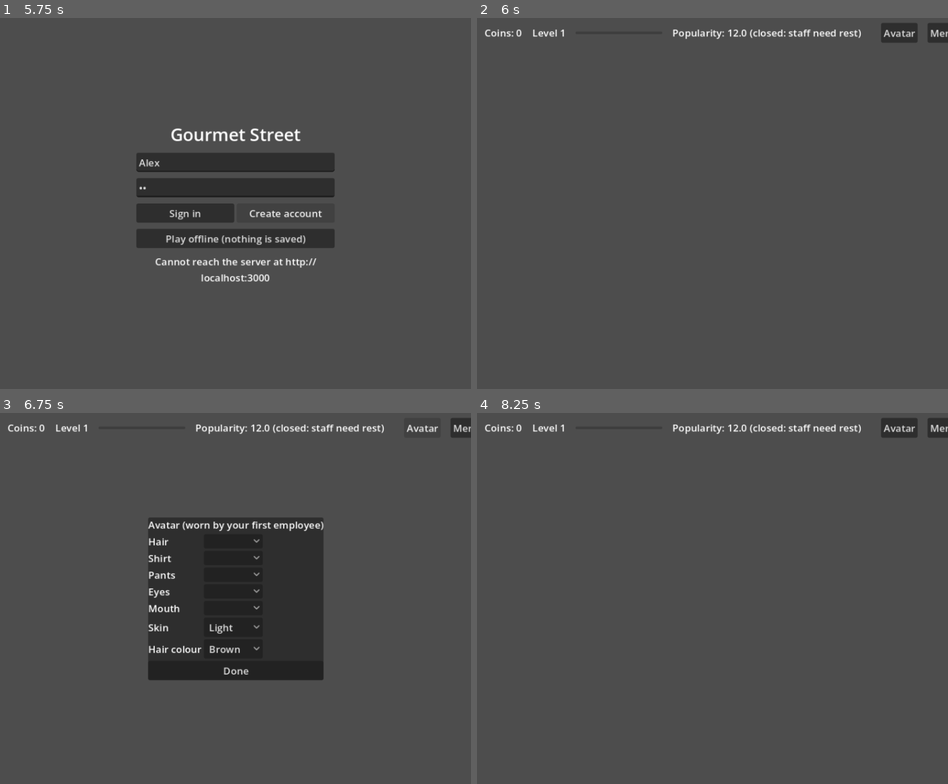
Above: before the commit, frames 1-4 (two rows, left to right).
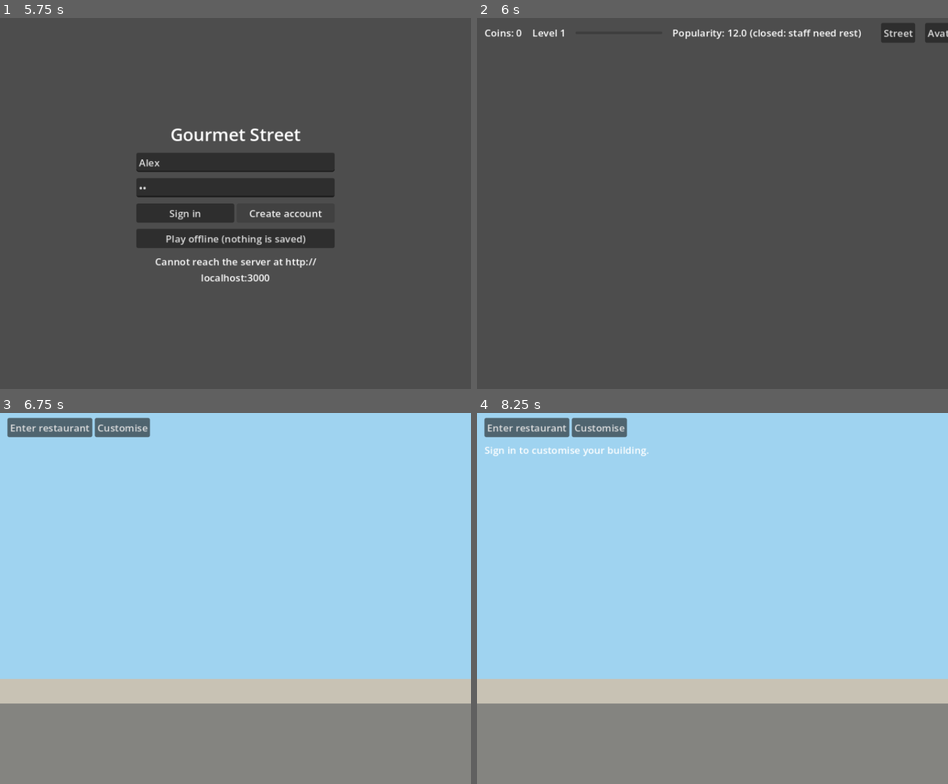
Above: after the commit, the same moments.

Repository: alfredoptarigan/gourmet-restaurant
Game: Godot game, scene res://login.tscn
Same seed, same stepped clock (60 frames per second), same inputs: the game is played once before the commit and once after it.
Inputs (mouse positions are in pixels of both pictures, inside the frame that each line leads up to):
- Up to frame 1 (5.75 s): click (235, 162) at 0.52 s; type "Alex" at 0.6 s; click (235, 188) at 0.75 s; type "12" at 0.83 s; click "Sign in" at 1.25 s; click "Create account" at 2 s; click "Sign in" at 2.75 s; click "Create account" at 3.5 s; click "Sign in" at 4.25 s; click "Create account" at 5 s
- Up to frame 2 (6 s): click "Play offline (nothing is save…" at 5.75 s
- Up to frame 3 (6.75 s): click (419, 427) at 6.5 s, where only the run after the commit has a clickable "Street"
- Up to frame 4 (8.25 s): click (599, 427) at 7.25 s, where only the run after the commit has a clickable "Customise"; click "Done" at 8 s

Frame 1 is identical in both runs. In frame 2, 0.2% of the frame differs, in the area x 86-100%, y 1-7%; in frame 3, 100%, in the area x 0-100%, y 0-100%; in frame 4, 100%.
Error before the commit: Out of bounds get index '1' (on base: 'Array') (res://restaurant_room.gd:383)
Error after the commit: Out of bounds get index '1' (on base: 'Array') (res://restaurant_room.gd:384)

Commit message:
feat: the street and your building's front
A Street button goes outside, where the player's building stands between
the original's invite houses. The building is drawn from front.json
pieces: the body filled with its wall tiles, the roof scaled on top, the
door, windows, decorations, and a banner with the restaurant's name. A
Customise form swaps the main pieces, buying any not owned, and renames
it. The server gives new players the original starting building, sells
front pieces, and checks a saved building against what the player owns.

Co-Authored-By: Claude Opus 5.5 <noreply@anthropic.com>

Diff:
--- /dev/null
+++ b/building_view.gd
@@ -0,0 +1,101 @@
+class_name BuildingView
+extends Node2D
+## A restaurant's front on the street, drawn from its pieces. Port of StreetBuilding.as.
+##
+## A building is {"items": [{"id", "x", "y"}], "banner": String}: pieces of front.json placed
+## relative to the middle of the bottom of the building's base. The body is the base, the
+## wall tile pattern fills it, the roof is scaled to sit on top of it, and the banner shows
+## the restaurant's name.
+##
+## ponytail: the flat sprite sheets keep the clips the original hid or filled in at run time:
+## a roof's measuring rectangle shows as black corners, and a banner's text field shows its
+## placeholder under the name. Skip those clips in tools/extract_sprites.py to clean them up.
+
+const BODY_GROUP := "Body"
+const ROOF_GROUP := "Roof"
+const TILE_GROUP := "Tile"
+const BANNER_GROUP := "Banner"
+const BANNER_FONT_SIZE := 16
+const BANNER_TEXT_COLOUR := Color("3b2412")
+
+var _sprites := SpriteLibrary.load_group("outdoor")
+
+
+## The pieces of one group in a building.
+static func pieces_of(building: Dictionary, group_name: String) -> Array:
+	return building.get("items", []).filter(func(entry: Dictionary) -> bool:
+		return GameData.building_items.get_group_name_by_id(int(entry.get("id", 0))) == group_name)
+
+
+func show_building(building: Dictionary) -> void:
+	for child in get_children():
+		child.free()
+	var bodies := pieces_of(building, BODY_GROUP)
+	var body_sprite := _piece_sprite(bodies[0]) if not bodies.is_empty() else null
+	var body_area := Rect2()
+	if body_sprite != null:
+		add_child(body_sprite)
+		body_area = _sprites.bounds(_class_of(bodies[0]))
+		var tiles := pieces_of(building, TILE_GROUP)
+		if not tiles.is_empty():
+			_fill_with_tile(body_sprite, _class_of(tiles[0]))
+	for entry: Dictionary in building.get("items", []):
+		var group_name := GameData.building_items.get_group_name_by_id(int(entry.get("id", 0)))
+		if group_name in [BODY_GROUP, TILE_GROUP]:
+			continue
+		var sprite := _piece_sprite(entry)
+		if sprite == null:
+			continue
+		if group_name == ROOF_GROUP and body_sprite != null:
+			# StreetBuilding.positionRoof: on top of the body, as wide as it.
+			var roof_area := _sprites.bounds(_class_of(entry))
+			sprite.position = Vector2(0, body_area.position.y)
+			if roof_area.size.x > 0.0:
+				sprite.scale *= body_area.size.x / roof_area.size.x
+		add_child(sprite)
+		if group_name == BANNER_GROUP:
+			_write_banner(sprite.position, str(building.get("banner", "")))
+
+
+func _class_of(entry: Dictionary) -> String:
+	return GameData.building_items.get_item_by_id(int(entry.get("id", 0))).get("className", "")
+
+
+func _piece_sprite(entry: Dictionary) -> Sprite2D:
+	var piece_class := _class_of(entry)
+	if not _sprites.has_sprite(piece_class):
+		return null
+	var sprite := _sprites.make_sprite(piece_class)
+	sprite.position = Vector2(float(entry.get("x", 0)), float(entry.get("y", 0)))
+	var group := GameData.building_items.get_group(GameData.building_items.get_group_name_by_id(int(entry.get("id", 0))))
+	sprite.z_index = int(group.get("drawPriority", 0))
+	return sprite
+
+
+## StreetBuilding.setWallTile: the tile pattern repeated over the body, clipped to its shape.
+func _fill_with_tile(body: Sprite2D, tile_class: String) -> void:
+	var image := _sprites.make_image(tile_class)
+	if image == null:
+		return
+	body.clip_children = CanvasItem.CLIP_CHILDREN_AND_DRAW
+	var tile := Sprite2D.new()
+	tile.texture = ImageTexture.create_from_image(image)
+	tile.texture_repeat = CanvasItem.TEXTURE_REPEAT_ENABLED
+	tile.centered = false
+	tile.region_enabled = true
+	tile.region_rect = Rect2(Vector2.ZERO, body.texture.get_size() / Vector2(body.hframes, body.vframes))
+	tile.position = body.offset
+	body.add_child(tile)
+
+
+func _write_banner(at: Vector2, text: String) -> void:
+	var label := Label.new()
+	label.text = text
+	label.add_theme_font_size_override("font_size", BANNER_FONT_SIZE)
+	label.add_theme_color_override("font_color", BANNER_TEXT_COLOUR)
+	label.horizontal_alignment = HORIZONTAL_ALIGNMENT_CENTER
+	label.vertical_alignment = VERTICAL_ALIGNMENT_CENTER
+	label.size = Vector2(200, 30)
+	label.position = at - label.size / 2.0
+	label.z_index = 10
+	add_child(label)
--- a/choice_panel.gd
+++ b/choice_panel.gd
@@ -1,14 +1,18 @@
 class_name ChoicePanel
 extends PanelContainer
-## A small form over the restaurant: one drop-down per row and a Done button.
+## A small form over the restaurant: one drop-down or text field per row and a Done button.
 
-## One selected option index per row, in row order; -1 for a row that had no options.
+## One selected option index per row, in row order; -1 for a text row or a row with no
+## options. Read a text row with text_of() while handling this signal.
 signal chosen(selections: Array[int])
 
 var _pickers: Array[OptionButton] = []
+## Row -> the text field of a text row.
+var _texts: Dictionary = {}
 
 
-## Each row is {"label": String, "options": Array of String, "selected": int}.
+## Each row is {"label": String, "options": Array of String, "selected": int}, or
+## {"label": String, "text": String} for a text field.
 func setup(title: String, rows: Array) -> void:
 	var box := VBoxContainer.new()
 	add_child(box)
@@ -23,6 +27,14 @@
 		var label := Label.new()
 		label.text = row["label"]
 		grid.add_child(label)
+		if row.has("text"):
+			var field := LineEdit.new()
+			field.text = row["text"]
+			field.custom_minimum_size = Vector2(200, 0)
+			grid.add_child(field)
+			_texts[_pickers.size()] = field
+			_pickers.append(null)
+			continue
 		var picker := OptionButton.new()
 		for option: String in row["options"]:
 			picker.add_item(option)
@@ -40,9 +52,17 @@
 	_pickers[row].select(option)
 
 
+func text_of(row: int) -> String:
+	return _texts[row].text if _texts.has(row) else ""
+
+
+func set_text(row: int, text: String) -> void:
+	_texts[row].text = text
+
+
 func finish() -> void:
 	var selections: Array[int] = []
 	for picker in _pickers:
-		selections.append(picker.selected)
+		selections.append(picker.selected if picker != null else -1)
 	chosen.emit(selections)
 	queue_free()
--- a/hud.gd
+++ b/hud.gd
@@ -13,6 +13,7 @@
 signal feed_pressed
 signal recipes_pressed
 signal garden_pressed
+signal street_pressed
 
 const MESSAGE_SECONDS := 4.0
 
@@ -29,6 +30,7 @@
 @onready var feed_button: Button = %Feed
 @onready var recipes_button: Button = %Recipes
 @onready var garden_button: Button = %Garden
+@onready var street_button: Button = %Street
 
 var _message_time_left := 0.0
 var _choices: ChoicePanel
@@ -43,6 +45,7 @@
 	feed_button.pressed.connect(func() -> void: feed_pressed.emit())
 	recipes_button.pressed.connect(func() -> void: recipes_pressed.emit())
 	garden_button.pressed.connect(func() -> void: garden_pressed.emit())
+	street_button.pressed.connect(func() -> void: street_pressed.emit())
 	message_label.text = ""
 
 
--- a/restaurant_room.gd
+++ b/restaurant_room.gd
@@ -8,6 +8,7 @@
 ## (WorldRestaurant.addDefaultWalls, fillBaseArea).
 
 const LOGIN_SCENE := "res://login.tscn"
+const STREET_SCENE := "res://street.tscn"
 const EDITOR_MUSIC := "MusicEditor"
 const LEVEL_UP_SOUND := "SfxLevelUp"
 const WALL_ITEM := "White Walls"
@@ -631,6 +632,7 @@
 	hud.feed_pressed.connect(forms.choose_food)
 	hud.recipes_pressed.connect(forms.choose_recipe)
 	hud.garden_pressed.connect(forms.open_garden)
+	hud.street_pressed.connect(_go_outside)
 	if not Api.is_signed_in():
 		hud.set_coins(0)
 		_on_progress(0)
@@ -761,6 +763,12 @@
 	var result := await Api.save_data(key, value)
 	if not result["ok"]:
 		hud.show_message("Could not save: %s" % result["error"])
+
+
+func _go_outside() -> void:
+	if Api.is_signed_in():
+		await _save_energy()
+	get_tree().change_scene_to_file(STREET_SCENE)
 
 
 func _sign_out() -> void:
--- a/restaurant_room.tscn
+++ b/restaurant_room.tscn
@@ -51,6 +51,11 @@
 layout_mode = 2
 size_flags_horizontal = 3
 
+[node name="Street" type="Button" parent="Hud/Bar"]
+unique_name_in_owner = true
+layout_mode = 2
+text = "Street"
+
 [node name="Avatar" type="Button" parent="Hud/Bar"]
 unique_name_in_owner = true
 layout_mode = 2
--- /dev/null
+++ b/street.gd
@@ -0,0 +1,191 @@
+class_name Street
+extends Node2D
+## The street outside: the player's building between the original's "invite a friend"
+## houses. Port of a part of WorldStreet.as.
+##
+## ponytail: one building and two empty lots. Friends' buildings join the row with friends.
+
+const RESTAURANT_SCENE := "res://restaurant_room.tscn"
+const STREET_MUSIC := "MusicStreet"
+const BUILDING_KEY := "building"
+## WorldStreet.BUILDING_GAP: the distance between the middles of two buildings.
+const BUILDING_GAP := 420.0
+## Where the bottom of the buildings stands on the 760 x 600 stage.
+const GROUND_ON_SCREEN := Vector2(380, 430)
+const SKY := Color("9fd3f0")
+## WorldStreet.STREET_ROAD_COLOUR for a friends' street, and the pavement.
+const ROAD := Color("848480")
+const PAVEMENT := Color("c8c2b4")
+const INVITE_HOUSES: Array[int] = [2080000, 2080001]
+## The pieces the customise form can swap, by front.json group.
+const SWAPPABLE: Array[String] = ["Body", "Roof", "Tile", "Door", "Banner"]
+const MAX_BANNER_LENGTH := 40
+
+## WorldCustomiseBuilding.DEFAULT_BUILDING_ITEMS: the server gives new players the same.
+const STARTER_BUILDING := {
+	"items": [
+		{"id": 2060000, "x": 0, "y": 0}, {"id": 2020001, "x": 0, "y": 0}, {"id": 2010012, "x": 0, "y": 0},
+		{"id": 2070000, "x": 0, "y": -100}, {"id": 2000014, "x": 60, "y": -23}, {"id": 2000014, "x": -60, "y": -23},
+		{"id": 2050008, "x": 0, "y": 0}, {"id": 2040002, "x": 70, "y": 0}, {"id": 2040002, "x": -70, "y": 0},
+		{"id": 2040017, "x": 30, "y": 0}, {"id": 2040011, "x": 120, "y": 0},
+	],
+	"banner": "My Restaurant",
+}
+
+var building: Dictionary = STARTER_BUILDING.duplicate(true)
+## Item id -> how many the player owns, as the server last said.
+var owned: Dictionary = {}
+
+var _view := BuildingView.new()
+var _layer := CanvasLayer.new()
+var _message := Label.new()
+var _choices: ChoicePanel
+
+
+func _ready() -> void:
+	position = GROUND_ON_SCREEN
+	_draw_street()
+	add_child(_view)
+	_build_buttons()
+	Sounds.play_music(STREET_MUSIC)
+	if Api.is_signed_in():
+		var saved := valid_building(Api.profile.get("data", {}).get(BUILDING_KEY))
+		if not saved.is_empty():
+			building = saved
+		var inventory := await Api.fetch_inventory()
+		if inventory["ok"] and inventory["data"].get("items") is Dictionary:
+			for item_id: String in inventory["data"]["items"]:
+				owned[int(item_id)] = int(inventory["data"]["items"][item_id])
+	_view.show_building(building)
+
+
+## A saved building as the game can use it: empty unless every piece is a known front piece.
+static func valid_building(saved: Variant) -> Dictionary:
+	if not saved is Dictionary or not saved.get("items") is Array or not saved.get("banner") is String:
+		return {}
+	var items: Array = []
+	for entry: Variant in saved["items"]:
+		if not entry is Dictionary or GameData.building_items.get_item_by_id(int(entry.get("id", 0))).is_empty():
+			return {}
+		items.append({"id": int(entry["id"]), "x": int(entry.get("x", 0)), "y": int(entry.get("y", 0))})
+	return {"items": items, "banner": saved["banner"]}
+
+
+## The building with the piece of `group_name` swapped for `item_id` (added if it had none).
+static func with_piece(from: Dictionary, group_name: String, item_id: int) -> Dictionary:
+	var changed: Dictionary = from.duplicate(true)
+	for entry: Dictionary in changed["items"]:
+		if GameData.building_items.get_group_name_by_id(int(entry["id"])) == group_name:
+			entry["id"] = item_id
+			return changed
+	changed["items"].append({"id": item_id, "x": 0, "y": -100 if group_name == BuildingView.BANNER_GROUP else 0})
+	return changed
+
+
+func _draw_street() -> void:
+	var sky := ColorRect.new()
+	sky.color = SKY
+	sky.position = -GROUND_ON_SCREEN - Vector2(400, 200)
+	sky.size = Vector2(1600, 1000)
+	sky.z_index = -10
+	add_child(sky)
+	for band: Array in [[PAVEMENT, 0.0, 40.0], [ROAD, 40.0, 140.0]]:
+		var strip := ColorRect.new()
+		strip.color = band[0]
+		strip.position = Vector2(-GROUND_ON_SCREEN.x - 400, band[1])
+		strip.size = Vector2(1600, band[2])
+		strip.z_index = -5
+		add_child(strip)
+	var library := SpriteLibrary.load_group("outdoor")
+	for index in INVITE_HOUSES.size():
+		var house_class: String = GameData.building_items.get_item_by_id(INVITE_HOUSES[index]).get("className", "")
+		if library.has_sprite(house_class):
+			var house := library.make_sprite(house_class)
+			house.position = Vector2((index * 2 - 1) * BUILDING_GAP, 0)
+			add_child(house)
+
+
+func _build_buttons() -> void:
+	add_child(_layer)
+	var bar := HBoxContainer.new()
+	bar.position = Vector2(12, 8)
+	_layer.add_child(bar)
+	for action: Array in [["Enter restaurant", _enter_restaurant], ["Customise", customise]]:
+		var button := Button.new()
+		button.text = action[0]
+		button.pressed.connect(action[1])
+		bar.add_child(button)
+	_message.position = Vector2(12, 48)
+	_layer.add_child(_message)
+
+
+func _enter_restaurant() -> void:
+	get_tree().change_scene_to_file(RESTAURANT_SCENE)
+
+
+func _say(text: String) -> void:
+	_message.text = text
+
+
+## WorldCustomiseBuilding as a form: the body, roof, wall tiles, door, and banner, and the
+## name on the banner. Pieces not owned yet are bought when chosen.
+## ponytail: windows and decorations keep their places; the original drags them about.
+func customise() -> ChoicePanel:
+	if is_instance_valid(_choices):
+		_choices.queue_free()
+	var rows: Array = []
+	for group_name in SWAPPABLE:
+		var pieces := _for_sale(group_name)
+		var current := BuildingView.pieces_of(building, group_name)
+		var current_id := int(current[0]["id"]) if not current.is_empty() else 0
+		rows.append({
+			"label": group_name,
+			"options": pieces.map(func(piece: Dictionary) -> String:
+				var note := "owned" if owned.get(int(piece["id"]), 0) > 0 else "%s coins" % piece.get("cost", "?")
+				return "%s (%s)" % [piece.get("name", ""), note]),
+			"selected": maxi(0, pieces.map(func(piece: Dictionary) -> int: return int(piece["id"])).find(current_id)),
+		})
+	rows.append({"label": "Name", "text": building.get("banner", "")})
+	_choices = ChoicePanel.new()
+	_choices.setup("Customise your building", rows)
+	_layer.add_child(_choices)
+	_choices.set_anchors_and_offsets_preset(Control.PRESET_CENTER)
+	var panel := _choices
+	_choices.chosen.connect(func(selections: Array[int]) -> void: _on_customised(selections, panel.text_of(SWAPPABLE.size())))
+	return _choices
+
+
+## The pieces of a group that can be had: those owned and those the shop sells for coins.
+func _for_sale(group_name: String) -> Array:
+	return GameData.building_items.get_items(group_name).filter(func(piece: Dictionary) -> bool:
+		return owned.get(int(piece["id"]), 0) > 0 or (int(piece.get("cost", 0)) > 0 and int(piece.get("cash", 0)) == 0 and piece.get("invisible") != true))
+
+
+func _on_customised(selections: Array[int], banner_text: String) -> void:
+	if not Api.is_signed_in():
+		_say("Sign in to customise your building.")
+		return
+	var changed: Dictionary = building.duplicate(true)
+	changed["banner"] = banner_text.strip_edges().left(MAX_BANNER_LENGTH)
+	for index in SWAPPABLE.size():
+		var pieces := _for_sale(SWAPPABLE[index])
+		if selections[index] < 0 or selections[index] >= pieces.size():
+			continue
+		var piece_id := int(pieces[selections[index]]["id"])
+		var current := BuildingView.pieces_of(changed, SWAPPABLE[index])
+		if not current.is_empty() and int(current[0]["id"]) == piece_id:
+			continue
+		if owned.get(piece_id, 0) <= 0:
+			var bought := await Api.buy(piece_id)
+			if not bought["ok"]:
+				_say(bought["error"])
+				return
+			owned[piece_id] = int(bought["data"].get("quantity", 1))
+		changed = with_piece(changed, SWAPPABLE[index], piece_id)
+	var saved := await Api.save_data(BUILDING_KEY, changed)
+	if not saved["ok"]:
+		_say("Could not save: %s" % saved["error"])
+		return
+	building = changed
+	_view.show_building(building)
+	_say("Your building is saved.")
--- /dev/null
+++ b/street.tscn
@@ -0,0 +1,6 @@
+[gd_scene load_steps=2 format=3]
+
+[ext_resource type="Script" path="res://street.gd" id="1"]
+
+[node name="Street" type="Node2D"]
+script = ExtResource("1")
--- a/tests/check_game.gd
+++ b/tests/check_game.gd
@@ -18,6 +18,7 @@
 	_check_data()
 	_check_fps_setting()
 	await _check_room()
+	await _check_street()
 	await _check_login_screen()
 	for failure in failures:
 		printerr("FAIL: " + failure)
@@ -254,6 +255,30 @@
 	_expect(sorted == ["b", "c", "a"], "texture pieces sort by priority, later equals first, got %s" % [sorted])
 
 
+func _check_street() -> void:
+	_expect(Street.valid_building(Street.STARTER_BUILDING) == Street.STARTER_BUILDING, "the starting building is a valid building")
+	_expect(Street.valid_building({"items": [{"id": 1}], "banner": "x"}).is_empty() and Street.valid_building(null).is_empty(), "unknown pieces make a saved building unusable")
+	var red_roof := Street.with_piece(Street.STARTER_BUILDING, "Roof", 2020002)
+	_expect(BuildingView.pieces_of(red_roof, "Roof") == [{"id": 2020002, "x": 0, "y": 0}] and red_roof["items"].size() == 11, "swapping the roof keeps everything else")
+	_expect(BuildingView.pieces_of(Street.STARTER_BUILDING, "Roof")[0]["id"] == 2020001, "and leaves the original untouched")
+	var street: Street = load("res://street.tscn").instantiate()
+	add_child(street)
+	await get_tree().process_frame
+	await get_tree().process_frame
+	var view: BuildingView = street._view
+	_expect(view.get_child_count() >= 10, "the starting building draws its pieces, got %d" % view.get_child_count())
+	var labels := view.get_children().filter(func(child: Node) -> bool: return child is Label)
+	_expect(labels.size() == 1 and labels[0].text == "My Restaurant", "the banner shows the restaurant's name")
+	var body: Sprite2D = view.get_child(0)
+	_expect(body.clip_children == CanvasItem.CLIP_CHILDREN_AND_DRAW and body.get_child_count() == 1, "the wall tiles fill the body")
+	var panel := street.customise()
+	_expect(panel.text_of(Street.SWAPPABLE.size()) == "My Restaurant", "the customise form starts with the current name")
+	panel.set_text(Street.SWAPPABLE.size(), "Chez Godot")
+	panel.finish()
+	_expect(street._message.text == "Sign in to customise your building.", "offline the building cannot be changed")
+	street.queue_free()
+
+
 func _check_login_screen() -> void:
 	var screen: Control = load("res://login.tscn").instantiate()
 	add_child(screen)
--- a/tests/check_online.gd
+++ b/tests/check_online.gd
@@ -74,6 +74,11 @@
 	var perks := await Api.fetch_perks()
 	_expect(perks["ok"] and perks["data"].get("perks") == {}, "a new player has no perks, got %s" % perks)
 
+	var building: Variant = Api.profile.get("data", {}).get("building")
+	_expect(Street.valid_building(building) == Street.STARTER_BUILDING, "a new player has the starting building, got %s" % [building])
+	var renamed := await Api.save_data("building", Street.with_piece(Street.STARTER_BUILDING, "Body", 2060000))
+	_expect(renamed["ok"], "saving the building keeps working, got %s" % renamed)
+
 	var snack := await Api.use_item(6000000)
 	_expect(snack["status"] == 409 and snack["error"] == "Not enough coins", "80 coin food cannot be bought with 2 coins, got %s" % snack)
 
@@ -81,8 +86,9 @@
 		var moved: Dictionary = starting.duplicate(true)
 		moved["items"][4]["x"] = 4
 		moved["items"][4]["y"] = 4
+		var version_before: float = Api.profile.get("version", 0.0)
 		var saved := await Api.save_layout(moved)
-		_expect(saved["ok"] and Api.profile.get("version") == 1.0, "moving a chair should save, got %s" % saved)
+		_expect(saved["ok"] and Api.profile.get("version") == version_before + 1.0, "moving a chair should save, got %s" % saved)
 		var greedy: Dictionary = moved.duplicate(true)
 		greedy["items"].append({"id": 3040001, "x": 5, "y": 2, "rotation": 0})
 		var refused := await Api.save_layout(greedy)
--- /dev/null
+++ b/tests/screenshot.gd
@@ -0,0 +1,12 @@
+extends Node
+## Renders a scene and saves a picture of it: godot --path . res://tests/screenshot.tscn -- <scene> <png>
+
+
+func _ready() -> void:
+	var args := OS.get_cmdline_user_args()
+	Api.token = ""
+	add_child(load(args[0]).instantiate())
+	for frame in 30:
+		await get_tree().process_frame
+	get_viewport().get_texture().get_image().save_png(args[1])
+	get_tree().quit()
--- /dev/null
+++ b/tests/screenshot.tscn
@@ -0,0 +1,6 @@
+[gd_scene load_steps=2 format=3]
+
+[ext_resource type="Script" path="res://tests/screenshot.gd" id="1"]
+
+[node name="Screenshot" type="Node"]
+script = ExtResource("1")
Not shown, added: building_view.gd.uid
Not shown, added: street.gd.uid
Not shown, changed: README.md
Not shown, changed: server/src/auth.ts
Not shown, changed: server/src/index.ts
Not shown, changed: server/src/profile.ts
Not shown, changed: server/src/shop.ts
Not shown, changed: server/test/api.test.ts
